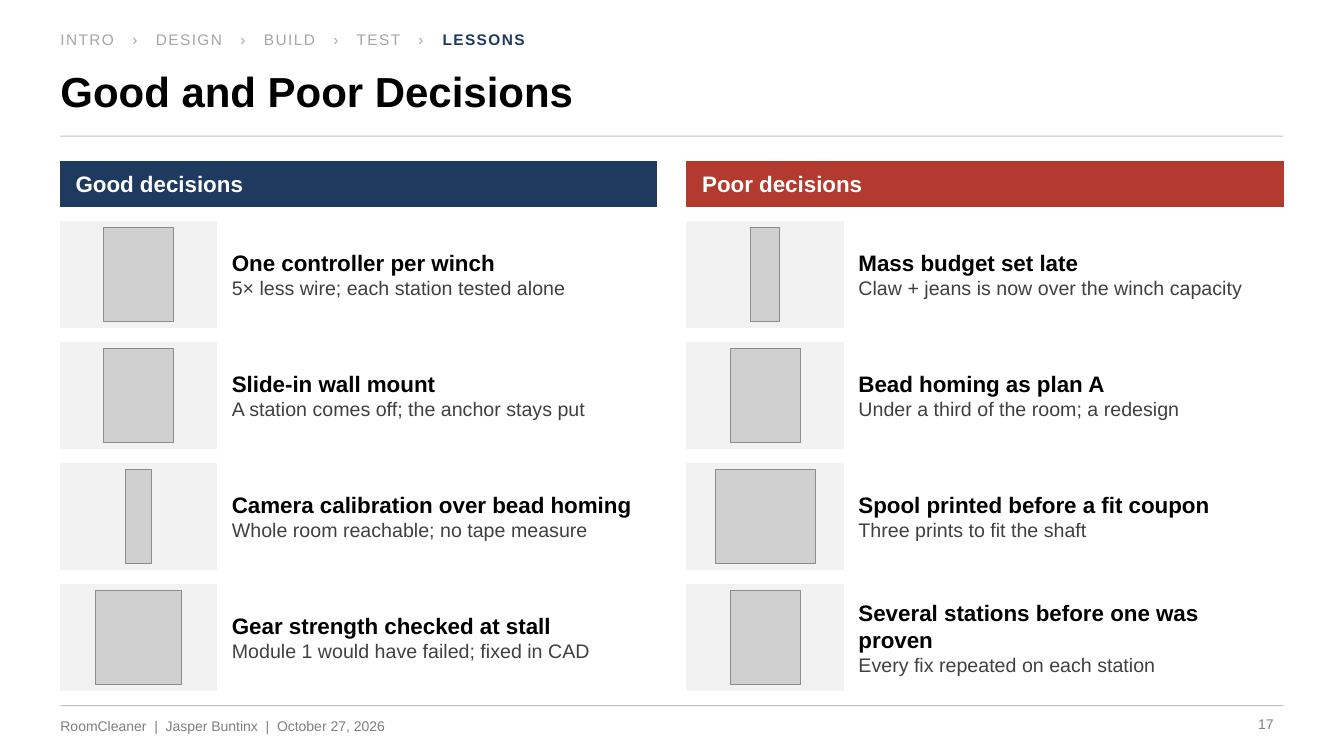
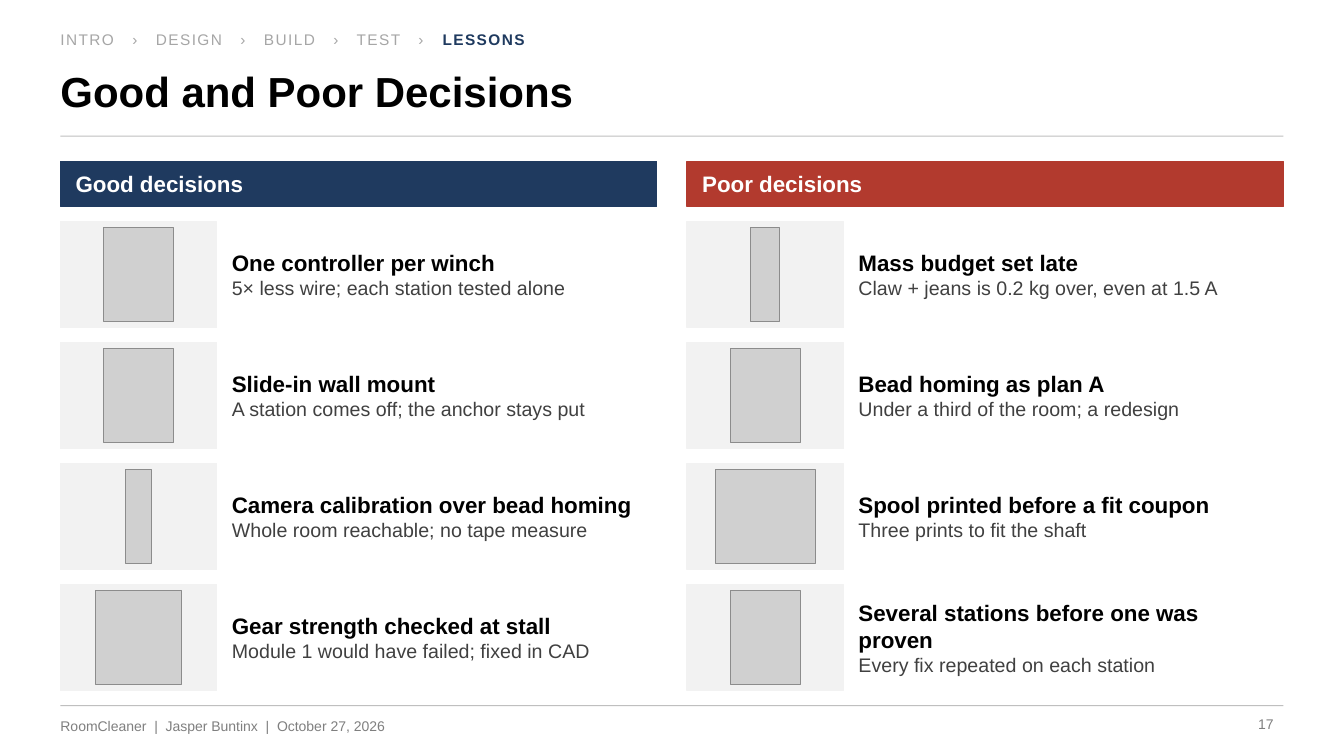
Before and after one commit to Jaspario1199/RoomCleaner, a slide deck: slide 17 of docs/presentation/deck_v5/RoomCleaner_Buntinx_Oct27_v5.pptx. Drawn at 1344x756 pixels with LibreOffice and Linux fonts; fonts in the diff are those of the drawing; grey boxes stand for pictures. Boxes give left, top, right and bottom in pixels: in the first picture for what was removed or moved away, otherwise in the second. Text is boxed around its words. In the diff, an @@ line names an element or a change of style, - is before the commit and + after.

```diff
--- a/docs/presentation/deck_v5/RoomCleaner_Buntinx_Oct27_v5.pptx
+++ b/docs/presentation/deck_v5/RoomCleaner_Buntinx_Oct27_v5.pptx
@@ text at (x1=858, y1=280, x2=1218, y2=299): text changed @@
-Claw + jeans is now over the winch capacity
+Claw + jeans is 0.2 kg over, even at 1.5 A
```
Also in this commit, not shown: 5 other slides changed, 18 other files.
